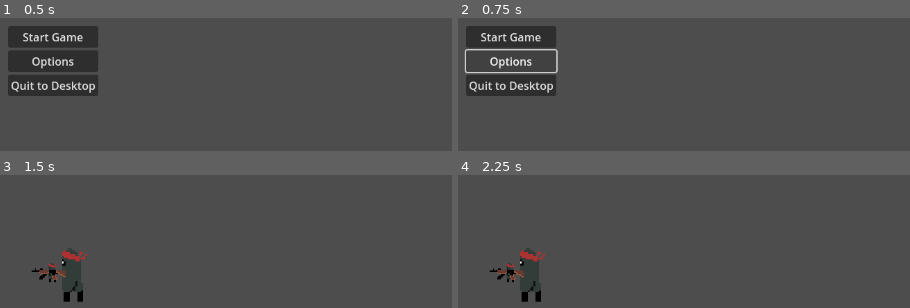
Above: before the commit, frames 1-4 (two rows, left to right).
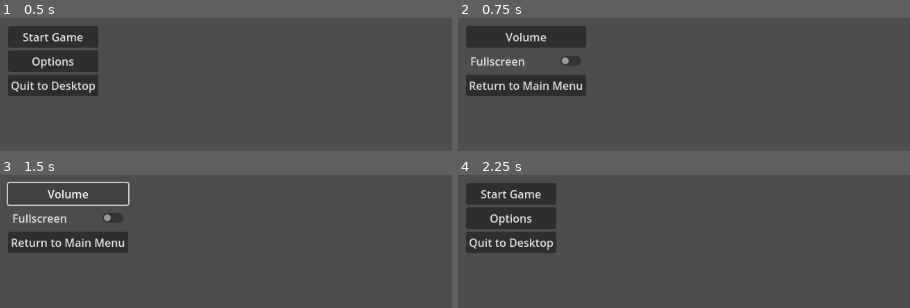
Above: after the commit, the same moments.

Repository: bwoodward523/Sporo
Game: Godot game, scene res://Menu.tscn
Same seed, same stepped clock (60 frames per second), same inputs: the game is played once before the commit and once after it.
Inputs (mouse positions are in pixels of both pictures, inside the frame that each line leads up to):
- Up to frame 1 (0.5 s): no input
- Up to frame 2 (0.75 s): click "Options" at 0.5 s
- Up to frame 3 (1.5 s): click (67, 193) at 1.25 s, where only the run after the commit has a clickable "Volume"
- Up to frame 4 (2.25 s): click (525, 242) at 2 s, where only the run after the commit has a clickable "Return to Main Menu"

Frame 1 is identical in both runs. In frame 2, 4.8% of the frame differs, in the area x 1-29%, y 6-59%; in frame 3, 7.2%; in frame 4, 11%, in the area x 1-22%, y 6-96%.

Commit message:
Fullscreen button working

Diff:
--- a/Menu.gd
+++ b/Menu.gd
@@ -8,7 +8,7 @@
 
 
 func _on_options_pressed():
-	pass # Replace with function body.
+	get_tree().change_scene_to_file("res://Options_Menu.tscn")
 
 
 
--- /dev/null
+++ b/Options_Menu.gd
@@ -0,0 +1,16 @@
+extends Control
+
+
+
+func _on_back_to_main_menu_pressed():
+	get_tree().change_scene_to_file("res://Menu.tscn")
+
+
+
+
+
+func _on_fullscreen_toggled(toggled_on):
+	if toggled_on:
+		DisplayServer.window_set_mode(DisplayServer.WINDOW_MODE_FULLSCREEN)
+	else:
+		DisplayServer.window_set_mode(DisplayServer.WINDOW_MODE_WINDOWED)
--- /dev/null
+++ b/Options_Menu.tscn
@@ -0,0 +1,43 @@
+[gd_scene load_steps=2 format=3 uid="uid://di1oa51l1vgi3"]
+
+[ext_resource type="Script" path="res://Options_Menu.gd" id="1_m50vf"]
+
+[node name="Menu" type="Control"]
+layout_direction = 1
+layout_mode = 3
+anchors_preset = 8
+anchor_left = 0.5
+anchor_top = 0.5
+anchor_right = 0.5
+anchor_bottom = 0.5
+grow_horizontal = 2
+grow_vertical = 2
+size_flags_horizontal = 3
+size_flags_vertical = 3
+script = ExtResource("1_m50vf")
+
+[node name="MarginContainer" type="MarginContainer" parent="."]
+layout_mode = 0
+offset_left = -64.0
+offset_top = -51.0
+offset_right = 66.0
+offset_bottom = 50.0
+
+[node name="VBoxContainer" type="VBoxContainer" parent="MarginContainer"]
+layout_mode = 2
+alignment = 1
+
+[node name="Volume" type="Button" parent="MarginContainer/VBoxContainer"]
+layout_mode = 2
+text = "Volume"
+
+[node name="Fullscreen" type="CheckButton" parent="MarginContainer/VBoxContainer"]
+layout_mode = 2
+text = "Fullscreen"
+
+[node name="Back to Main Menu" type="Button" parent="MarginContainer/VBoxContainer"]
+layout_mode = 2
+text = "Return to Main Menu"
+
+[connection signal="toggled" from="MarginContainer/VBoxContainer/Fullscreen" to="." method="_on_fullscreen_toggled"]
+[connection signal="pressed" from="MarginContainer/VBoxContainer/Back to Main Menu" to="." method="_on_back_to_main_menu_pressed"]
